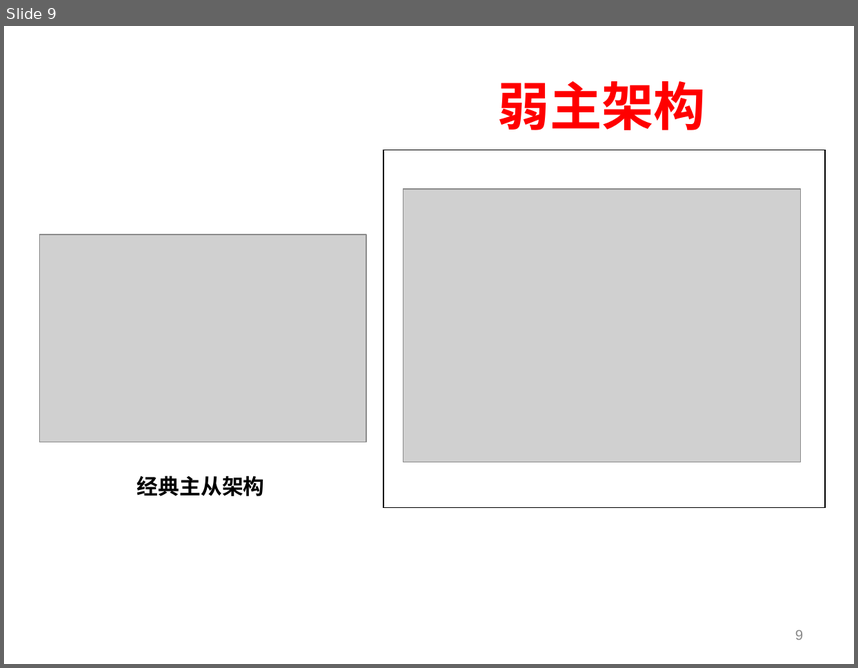
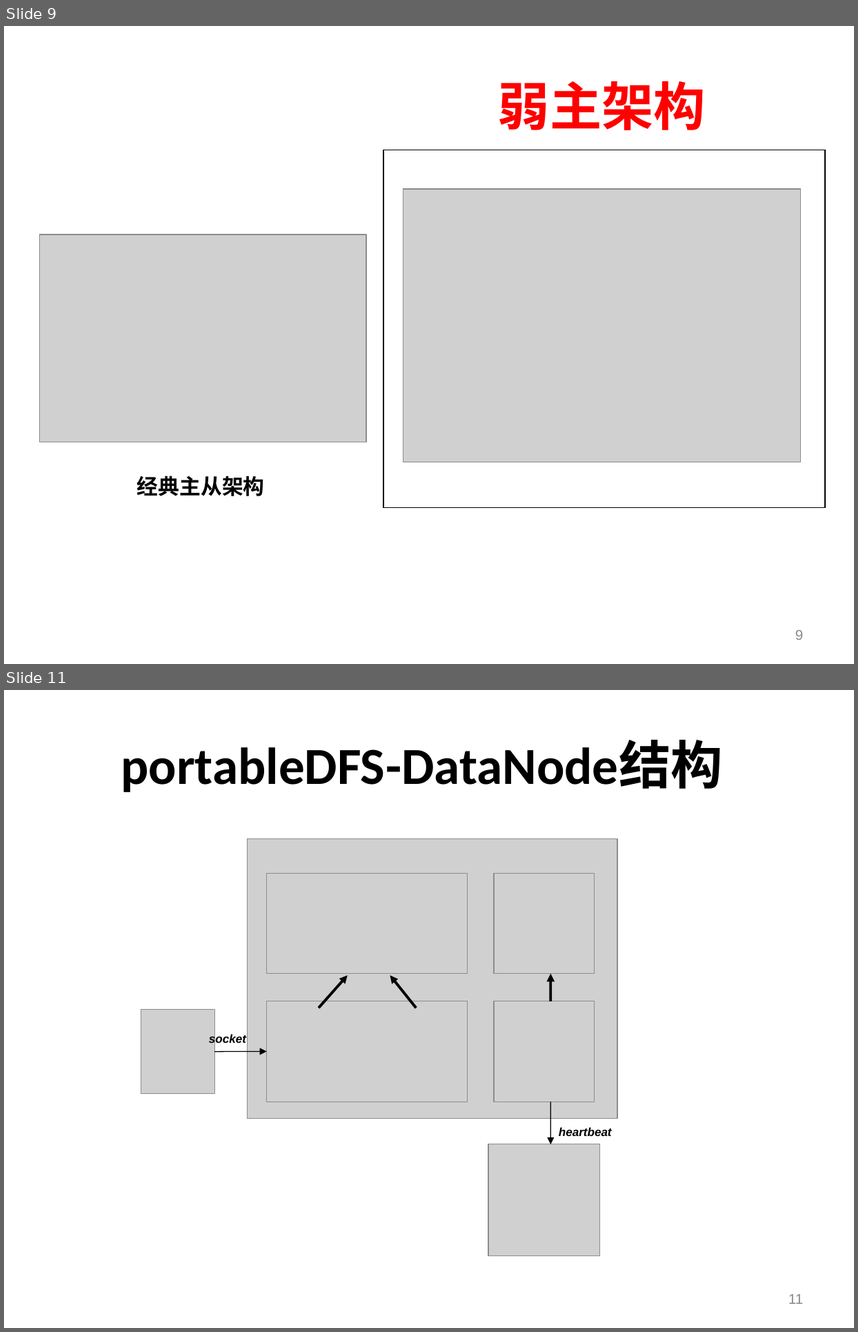
Before and after one commit to machicao2013/mooon, a slide deck: applications/lightfs/doc/portableDFS-便携式分布式文件系统.ppt. Shown one above the other, each under a label of ours: slide 9 before the commit, slides 9 and 11 after it; the slides between them are not shown. The pictures are 858x668 and 858x1332 pixels, drawn with LibreOffice and Linux fonts; fonts in the diff are those of the drawing; grey boxes stand for pictures; background and template pictures are left out. Boxes give left, top, right and bottom in pixels: in the first picture for what was removed or moved away, otherwise in the second. Text is boxed around its words. In the diff, an @@ line names an element or a change of style, - is before the commit and + after.

```diff
--- a/applications/lightfs/doc/portableDFS-便携式分布式文件系统.ppt
+++ b/applications/lightfs/doc/portableDFS-便携式分布式文件系统.ppt
@@ slide 11 added at (x1=4, y1=690, x2=854, y2=1328), background picture (left out) @@
@@ title added at (x1=121, y1=740, x2=723, y2=792), 44 pt, text #000000, bold @@
+portableDFS-DataNode结构
@@ picture added at (x1=247, y1=839, x2=617, y2=1118) @@
@@ picture added at (x1=267, y1=873, x2=467, y2=973) @@
@@ picture added at (x1=494, y1=873, x2=594, y2=973) @@
@@ arrow added from (319, 1008) to (348, 975), #000000 2.24 pt @@
@@ arrow added from (417, 1008) to (390, 975), #000000 2.24 pt @@
@@ arrow added from (550, 1001) to (550, 973), #000000 2.24 pt @@
@@ picture added at (x1=141, y1=1009, x2=214, y2=1094) @@
@@ picture added at (x1=267, y1=1001, x2=467, y2=1101) @@
@@ picture added at (x1=494, y1=1001, x2=594, y2=1101) @@
@@ text added at (x1=209, y1=1033, x2=246, y2=1045), 10 pt, text #000000, bold, italic @@
+socket
@@ arrow added from (215, 1052) to (267, 1052), #000000 0.74 pt @@
@@ arrow added from (550, 1101) to (550, 1144), #000000 0.74 pt @@
@@ picture added at (x1=488, y1=1144, x2=600, y2=1255) @@
@@ text added at (x1=559, y1=1127, x2=612, y2=1136), 10 pt, text #000000, bold, italic @@
+heartbeat
@@ page number added at (x1=789, y1=1294, x2=803, y2=1303), 12 pt, text #898989 @@
+11
```
Also in this commit, not shown: 9 slides changed, 5 other slides added, 2 slides removed.
